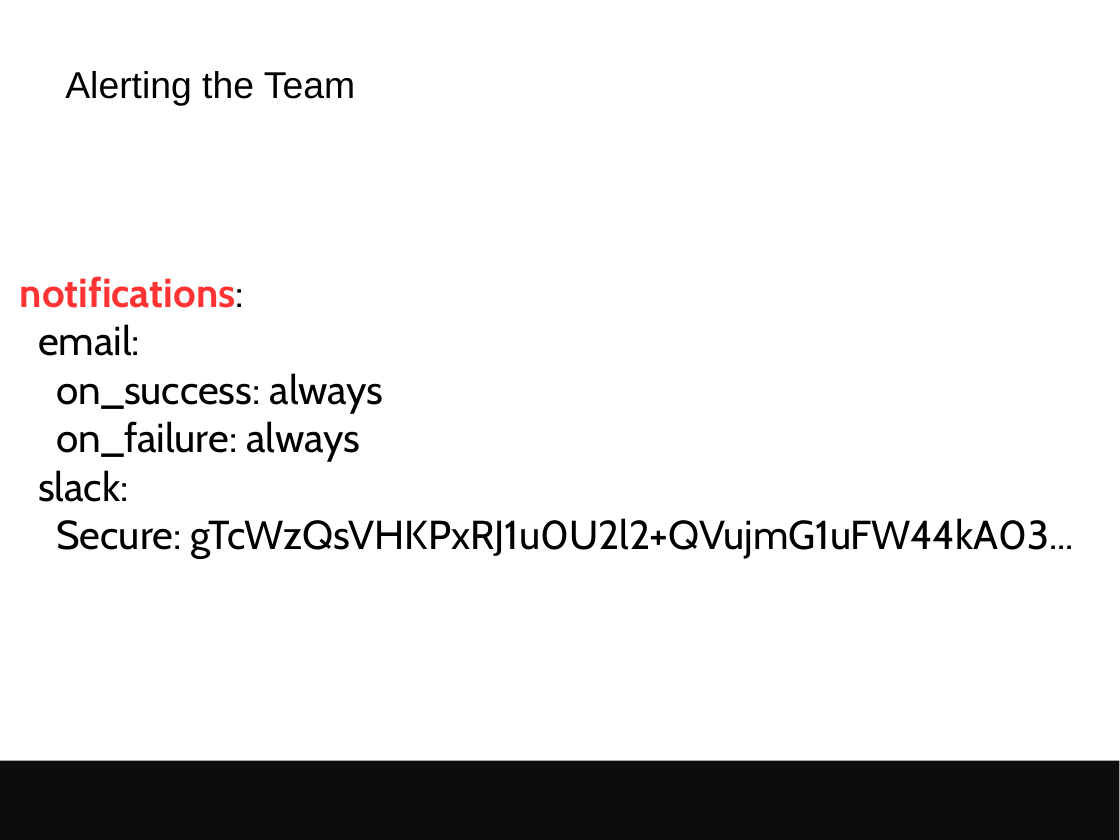
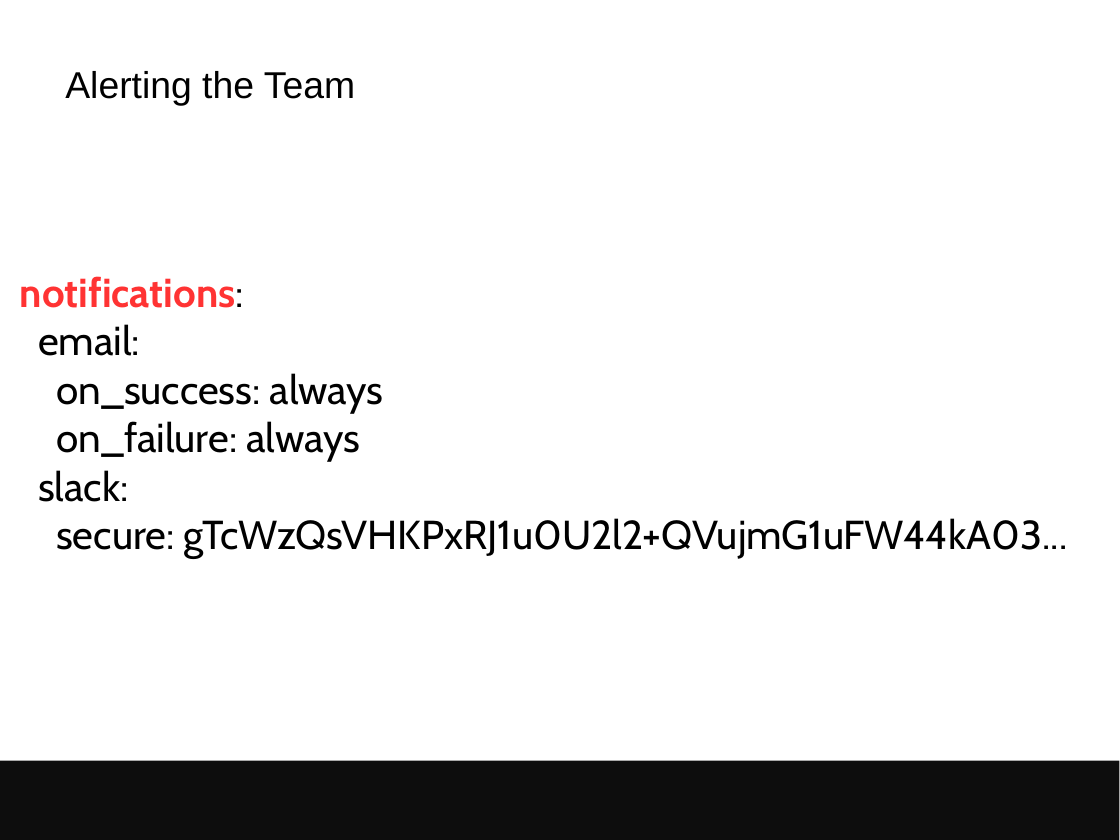
Before and after one commit to avullo/presentations, a slide deck: slide 22 of 2017/data-review-12-17/talk.odp. Drawn at 1120x840 pixels with LibreOffice and Linux fonts; fonts in the diff are those of the drawing; background and template pictures are left out. Boxes give left, top, right and bottom in pixels: in the first picture for what was removed or moved away, otherwise in the second. Text is boxed around its words. In the diff, an @@ line names an element or a change of style, - is before the commit and + after.

Commit message:
More updates.

```diff
--- a/2017/data-review-12-17/talk.odp
+++ b/2017/data-review-12-17/talk.odp
@@ text at bbox=[56, 518, 1068, 559]: text changed @@
-Secure: gTcWzQsVHKPxRJ1u0U2l2+QVujmG1uFW44kA03...
+secure: gTcWzQsVHKPxRJ1u0U2l2+QVujmG1uFW44kA03...
```
Also in this commit, not shown: 3 slides added, 1 slide removed.
